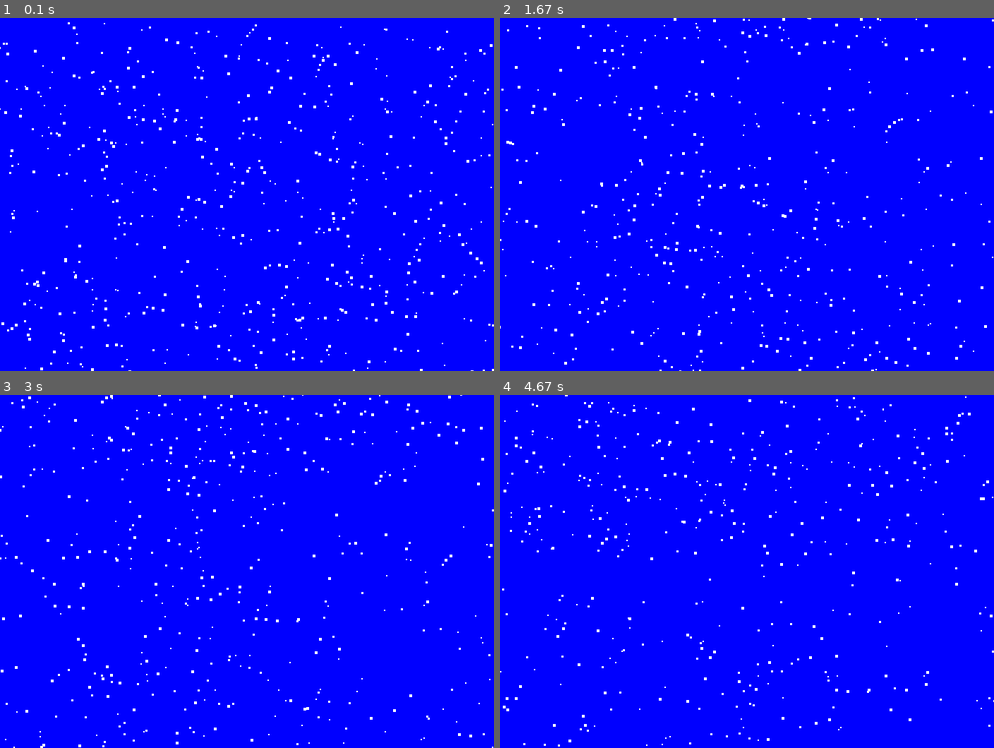
Above: before the commit, frames 1-4 (two rows, left to right).
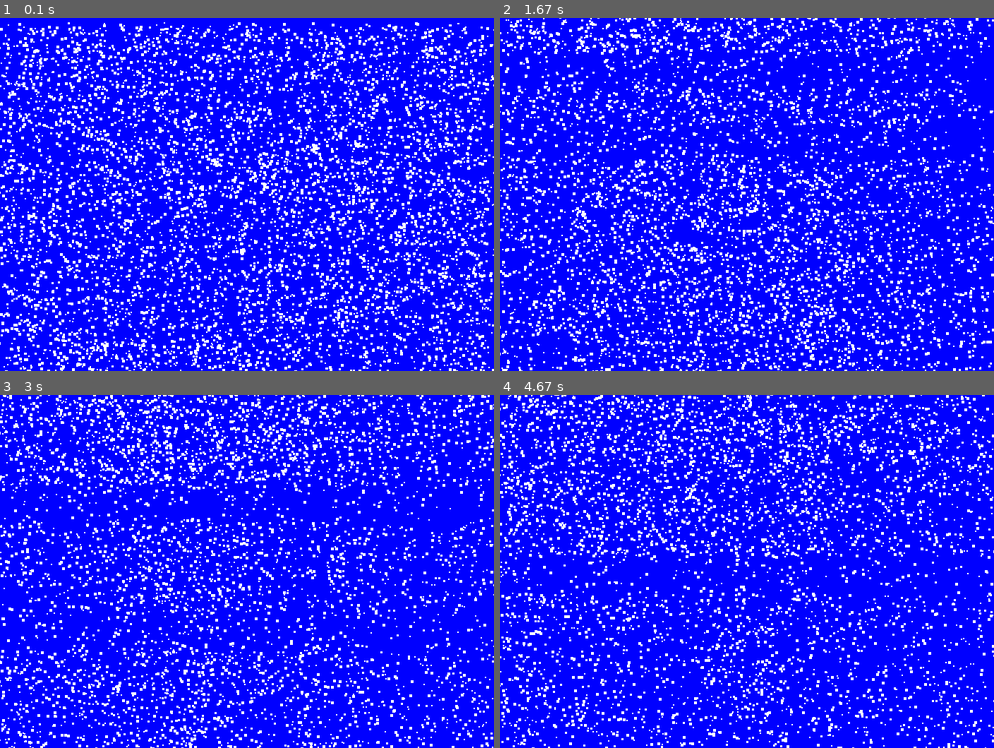
Above: after the commit, the same moments.

Repository: WillO1987/WillO-tasks
Game: pygame game, started from pygame/snowflake.py
Two runs of this game, one before a commit and one after it. Both use one fixed random seed, a clock stepped at 60 frames per second and the inputs below.
Inputs:
- Up to frame 1 (0.1 s): no input
- Up to frame 2 (1.67 s): no input
- Up to frame 3 (3 s): no input
- Up to frame 4 (4.67 s): no input

The runs differ from the first frame. In frame 1, 13% of the frame differs, in the area x 0-100%, y 1-100%; in frame 2, 11%; in frame 3, 11%; in frame 4, 11%.

Commit message:
pcaman movement bby

Diff:
--- /dev/null
+++ b/pygame/pacman.py
@@ -0,0 +1,174 @@
+from typing import Any
+import pygame
+import math
+import random
+import time
+
+
+
+
+
+
+# Initialize the game engine
+pygame.init()
+
+# Define some colors
+BLACK    = (   0,   0,   0)
+WHITE    = ( 255, 255, 255)
+GREEN    = (   0, 255,   0)
+RED      = ( 255,   0,   0)
+BLUE     = (   0,   0, 255)
+YELLOW = (255 , 255, 0)
+score = 0
+#lives = 5
+end = ""
+text_font = pygame.font.SysFont(None, 30)
+font = pygame.font.SysFont(None, 30)
+screen_x =700
+screen_y = 500
+size = (screen_x, screen_y)
+screen = pygame.display.set_mode(size)
+pygame.display.set_caption("Wills test:")#
+moveSide = 0
+moveUp = 0
+
+# Loop until the user clicks the close button.
+done = False
+
+# Used to manage how fast the screen updates
+clock = pygame.time.Clock()
+#classes go here
+
+#endclass
+class Pacman(pygame.sprite.Sprite):
+    def __init__(self, s_width, s_length, initial_x, initial_y, s_health):
+        super().__init__()
+        self.x_val2 = x_val2
+        self.health = s_health
+        self.width = s_width
+        self.height = s_length
+        self.image = pygame.Surface([self.width, self.height])
+        self.image.fill(YELLOW),
+        self.rect = self.image.get_rect()
+        self.rect.x = initial_x
+        self.rect.y = initial_y
+    def update(self):
+        global moveSide
+        global moveUp
+        self.rect.x += moveSide
+        self.rect.y += moveUp
+        keys = pygame.key.get_pressed()
+        if keys[pygame.K_LEFT]:
+            moveSide = -2
+            moveUp = 0
+            #self.rect.x -= 5
+        if keys[pygame.K_RIGHT]:
+            moveSide = 2
+            moveUp = 0
+            #self.rect.x += 5
+        if keys[pygame.K_UP]:
+            moveSide = 0
+            moveUp = -2
+           # self.rect.y -= 5
+        if keys[pygame.K_DOWN]:
+            moveSide = 0
+            moveUp = +2
+            #self.rect.y += 5
+
+    def eatItems(self, item):
+        if item == ghost:
+            score = score + 1
+        #if item == coin:
+
+
+
+
+
+
+
+class Ghost(pygame.sprite.Sprite):
+    def __init__(self, I_width, I_height ):
+        super().__init__()
+        self.width = I_width
+        self.height = I_height
+        self.speed = random.randrange(1,3)
+        self.image = pygame.Surface([self.width, self.height])
+        self.image.fill(RED)
+        self.rect = self.image.get_rect()
+        self.rect.x = random.randrange(0,700)
+        self.rect.y = random.randrange(0,350)
+        #self.horizontalspeed = random.randrange(-2,-1)
+        self.horizontalspeed = -1
+
+    def update(self):
+        self = self
+
+
+#global variables
+x_val2 = 350
+enemy_count = 5
+x_val = 0
+y_val = 200
+x_offset = 1
+pi= 3.141592652
+counter = 0
+end = ""
+
+
+#create sprite groups
+all_sprites = pygame.sprite.Group()
+
+ghost_sprites = pygame.sprite.Group()
+pacman_sprite = pygame.sprite.Group()
+# create player spaceship
+player = Pacman(40 , 30 , x_val , y_val , 3)
+pacman_sprite.add(player)
+all_sprites.add(player)
+#set the enemy count
+Ghost_num = enemy_count
+
+ghost = Ghost(5,5)
+
+
+# -------- Main Program Loop -----------
+while not done:
+    # --- Main event loop
+    for event in pygame.event.get(): # User did something
+        if event.type == pygame.QUIT: # If user clicked close
+            done = True # Flag that we are done so we exit this loop
+
+    # --- Game logic should go here
+
+    #check for collisions
+     #hits = pygame.sprite.groupcollide(invador_sprites, bullets, True, True)
+
+    #update game objects
+    all_sprites.update()
+    pacman_sprite.update()
+
+    # --- Drawing code should go here
+
+    # First, clear the screen to white. Don't put other drawing commands
+    # above this, or they will be erased with this command.
+
+
+    screen.fill(BLUE)
+
+    #draw stuff here:
+    all_sprites.draw(screen)
+    pacman_sprite.draw(screen)
+
+    #messages at the top
+    realscore = score - 5
+    score_count = font.render("Score Count: " + str(realscore), True, WHITE)
+    # endmessage = font.render(end, True, WHITE)
+    # screen.blit(endmessage, [271,103])
+    screen.blit(score_count, [280,40])
+
+    # --- Go ahead and update the screen with what we've drawn.
+    pygame.display.flip()
+
+    # --- Limit to 60 frames per second
+    clock.tick(60)
+#endwhile
+pygame.quit()
--- a/pygame/snowflake.py
+++ b/pygame/snowflake.py
@@ -62,7 +62,7 @@
 
 #global variables
 snow_list = pygame.sprite.Group()
-number_of_flakes = 600
+number_of_flakes = 6000
 for i in range(0,number_of_flakes):
     sizeee = random.randrange(2,5)
     flake = snow(sizeee,sizeee)
